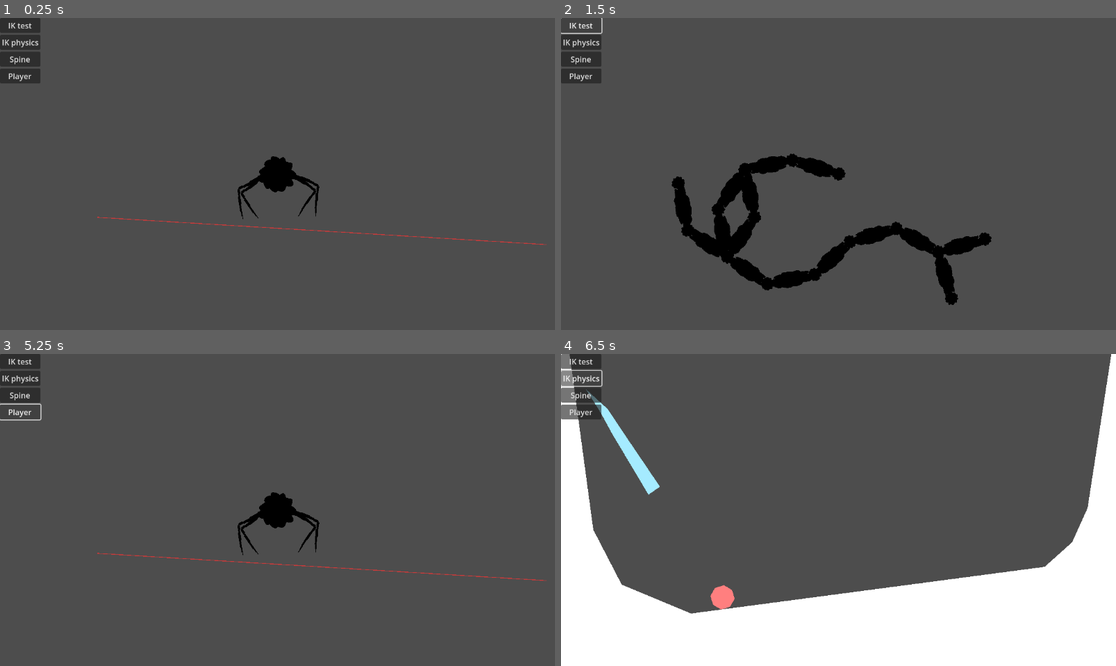
Above: before the commit, frames 1-4 (two rows, left to right).
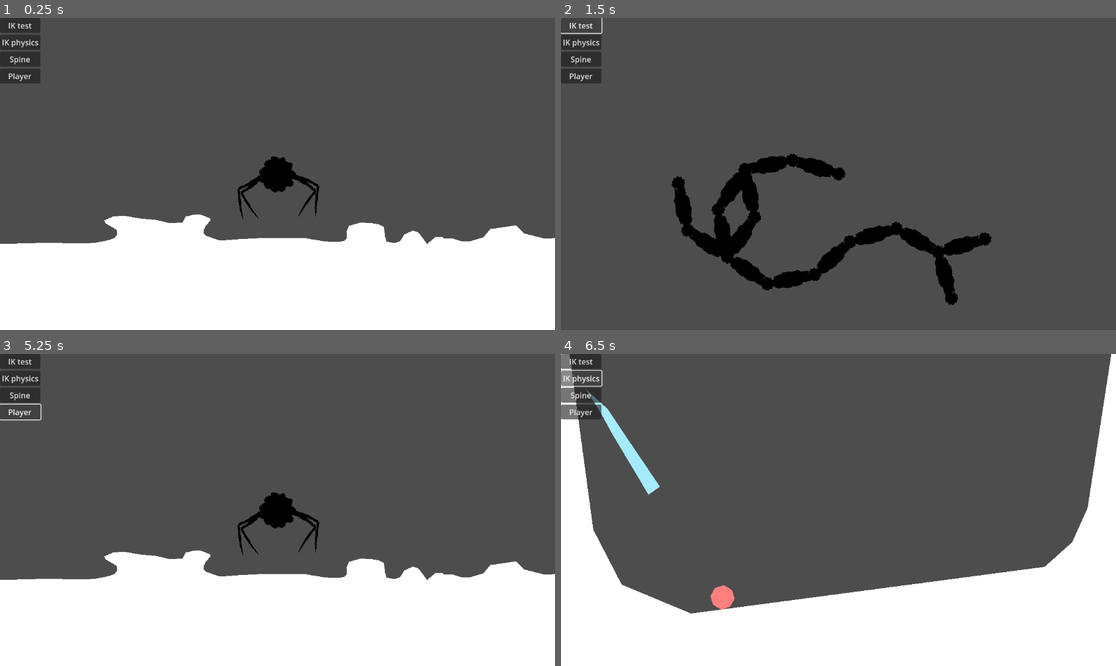
Above: after the commit, the same moments.

Repository: p4triko/CG-2025-Project-Procedural-Animation
Game: Godot game, scene res://scenes/player_testing.tscn
Same seed, same stepped clock (60 frames per second), same inputs: the game is played once before the commit and once after it.
Inputs:
- Up to frame 1 (0.25 s): no input
- Up to frame 2 (1.5 s): click "IK test" at 0.5 s; click "IK test" at 1.25 s
- Up to frame 3 (5.25 s): click "IK physics" at 2 s; click "IK test" at 2.75 s; click "Spine" at 3.5 s; click "IK test" at 4.25 s; click "Player" at 5 s
- Up to frame 4 (6.5 s): click "IK physics" at 5.75 s

The runs differ from the first frame. In frame 1, 31% of the frame differs, in the area x 0-100%, y 62-100%; in frame 2, nothing differs; in frame 3, 31%; in frame 4, nothing differs.

Commit message:
Raycast fixes

Diff:
--- a/objects/Node Simulation/sim_abstract.gd
+++ b/objects/Node Simulation/sim_abstract.gd
@@ -13,10 +13,3 @@
 			for i in args:
 				callable = callable.bind(i)
 			callable.call()
-
-# Says if some action (for example rendering) should be visible right now
-func check_debug_enum(value: int):
-	match value:
-		0: return true
-		1: return Engine.is_editor_hint()
-		2: return false
--- a/objects/Node Simulation/sim_node.gd
+++ b/objects/Node Simulation/sim_node.gd
@@ -145,8 +145,8 @@
 
 func _draw() -> void:
 	# Debug draw
-	var do_draw_bones = check_debug_enum(sim_root.draw_debug_bones)
-	var do_draw_constraints = check_debug_enum(sim_root.draw_distance_constraint)
+	var do_draw_bones = Utils.check_debug_enum(sim_root.draw_debug_bones)
+	var do_draw_constraints = Utils.check_debug_enum(sim_root.draw_distance_constraint)
 	seed(hash(get_path()))
 	var bone_color = Color(randf(), randf(), randf())
 	var local_visual_position = visual_position - global_position
--- a/objects/RecursiveRayCast2D/RecursiveRayCast2D.gd
+++ b/objects/RecursiveRayCast2D/RecursiveRayCast2D.gd
@@ -1,6 +1,5 @@
 @tool
-class_name RecursiveRayCast2D
-extends Node2D
+class_name RecursiveRayCast2D extends Node2D
 
 ## In local space
 @export var target_positon: Vector2 = Vector2(0, 50):
@@ -10,11 +9,13 @@
 @export var max_iterations: int = 20
 @export var exclude: Array[RID]
 @export var epsilon: float = 1.0
+@export_enum("All", "Debug", "None") var draw_debug: int = 1
 
 @export_tool_button("Run") var a = func (): print(get_collisions())
 
 var saved_hits: Array[Array] # For visualization
 
+## Retturns [code]Array[[Vector2, Vector2]][/code] where vectors are [b]position[/b] and [b]normal[/b] vector of the collision.
 func get_collisions() -> Array[Array]:
 	var space_state := get_world_2d().direct_space_state
 
@@ -38,6 +39,7 @@
 	return hits
 
 func _draw() -> void:
-	draw_line(Vector2.ZERO, target_positon, Color(1, 0.2, 0.2, 0.7), 1.5)
-	for i in saved_hits:
-		draw_circle(i[0] - global_position, 2, Color(1, 0.2, 0.2, 0.7), false, 1)
+	if Utils.check_debug_enum(draw_debug):
+		draw_line(Vector2.ZERO, target_positon, Color(1, 0.2, 0.2, 0.7), 1.5)
+		for i in saved_hits:
+			draw_circle(i[0] - global_position, 2, Color(1, 0.2, 0.2, 0.7), false, 1)
--- a/project.godot
+++ b/project.godot
@@ -19,7 +19,6 @@
 
 Global="*res://scripts/globals/global.gd"
 SceneMenu="*res://scenes/scene_menu.tscn"
-Utils="*res://scripts/globals/utils.gd"
 
 [dotnet]
 
--- a/scenes/player_testing.tscn
+++ b/scenes/player_testing.tscn
@@ -1,7 +1,6 @@
-[gd_scene load_steps=3 format=3 uid="uid://cakvphaqkix4w"]
+[gd_scene load_steps=2 format=3 uid="uid://cakvphaqkix4w"]
 
 [ext_resource type="PackedScene" uid="uid://c0pigba0ihfvs" path="res://objects/Player/player.tscn" id="1_grv1o"]
-[ext_resource type="Script" uid="uid://bnyh50e0grrse" path="res://objects/RecursiveRayCast2D/RecursiveRayCast2D.gd" id="2_ehr7g"]
 
 [node name="player_testing" type="Node2D"]
 
@@ -13,15 +12,8 @@
 polygon = PackedVector2Array(85, -169, 128, -169, 202, -172, 262, -172, 331, -172, 419, -163, 536, -160, 642, -172, 716 …(1729 unchanged characters)…
 
 [node name="Polygon2D" type="Polygon2D" parent="StaticBody2D"]
-visible = false
 position = Vector2(-419.6001, -758.5)
 polygon = PackedVector2Array(85, -169, 128, -169, 202, -172, 262, -172, 331, -172, 419, -163, 536, -160, 642, -172, 716 …(1729 unchanged characters)…
 
 [node name="Player" parent="." instance=ExtResource("1_grv1o")]
 position = Vector2(6, -46)
-
-[node name="RecursiveRayCast2D" type="Node2D" parent="."]
-position = Vector2(-368, 44)
-script = ExtResource("2_ehr7g")
-target_positon = Vector2(932.675, 56.63)
-metadata/_custom_type_script = "uid://bnyh50e0grrse"
--- a/scripts/globals/utils.gd
+++ b/scripts/globals/utils.gd
@@ -1,2 +1,9 @@
 @tool
-extends Node
+class_name Utils extends Object
+
+# Says if some action (for example rendering) should be visible right now
+static func check_debug_enum(value: int):
+	match value:
+		0: return true
+		1: return Engine.is_editor_hint()
+		2: return false
